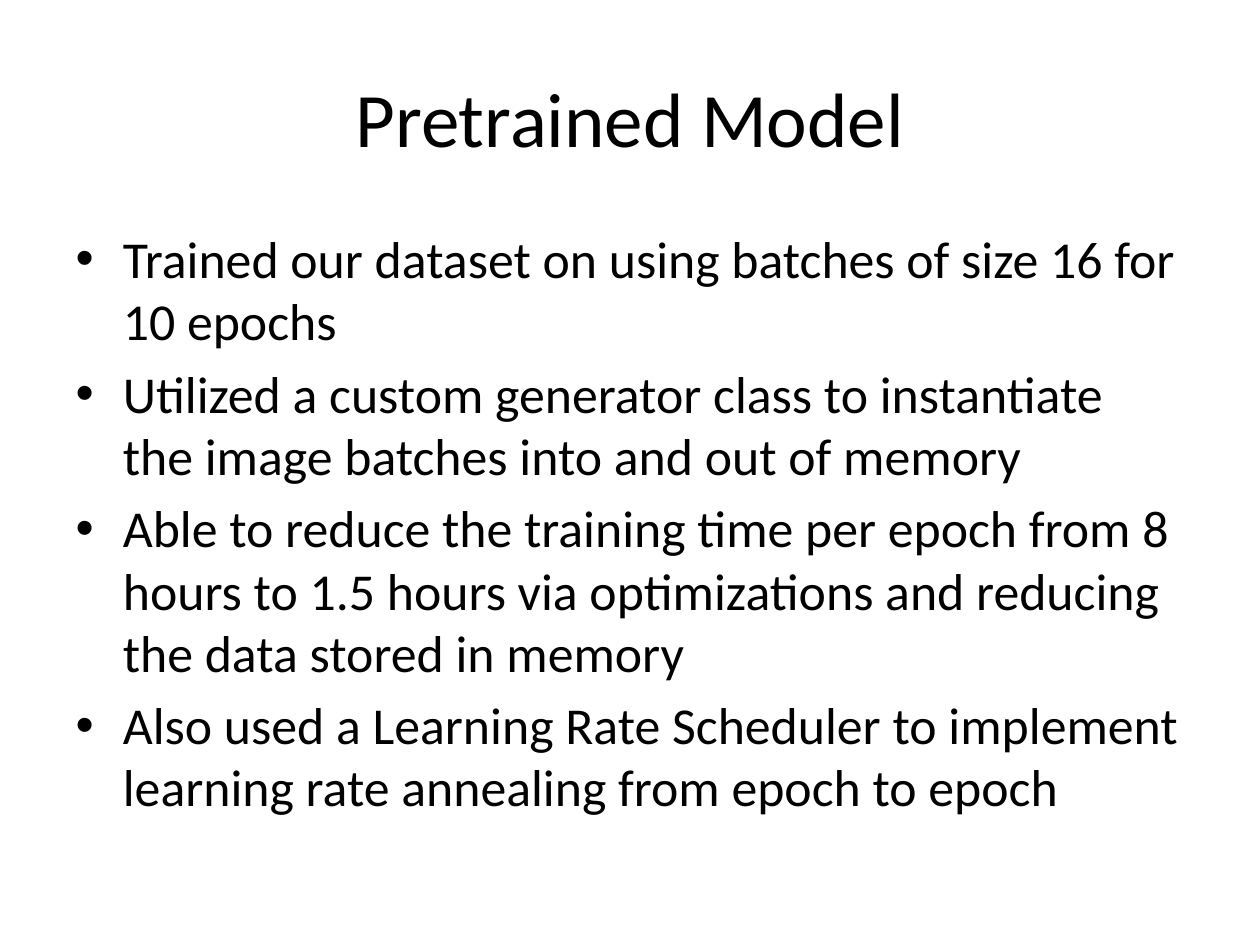
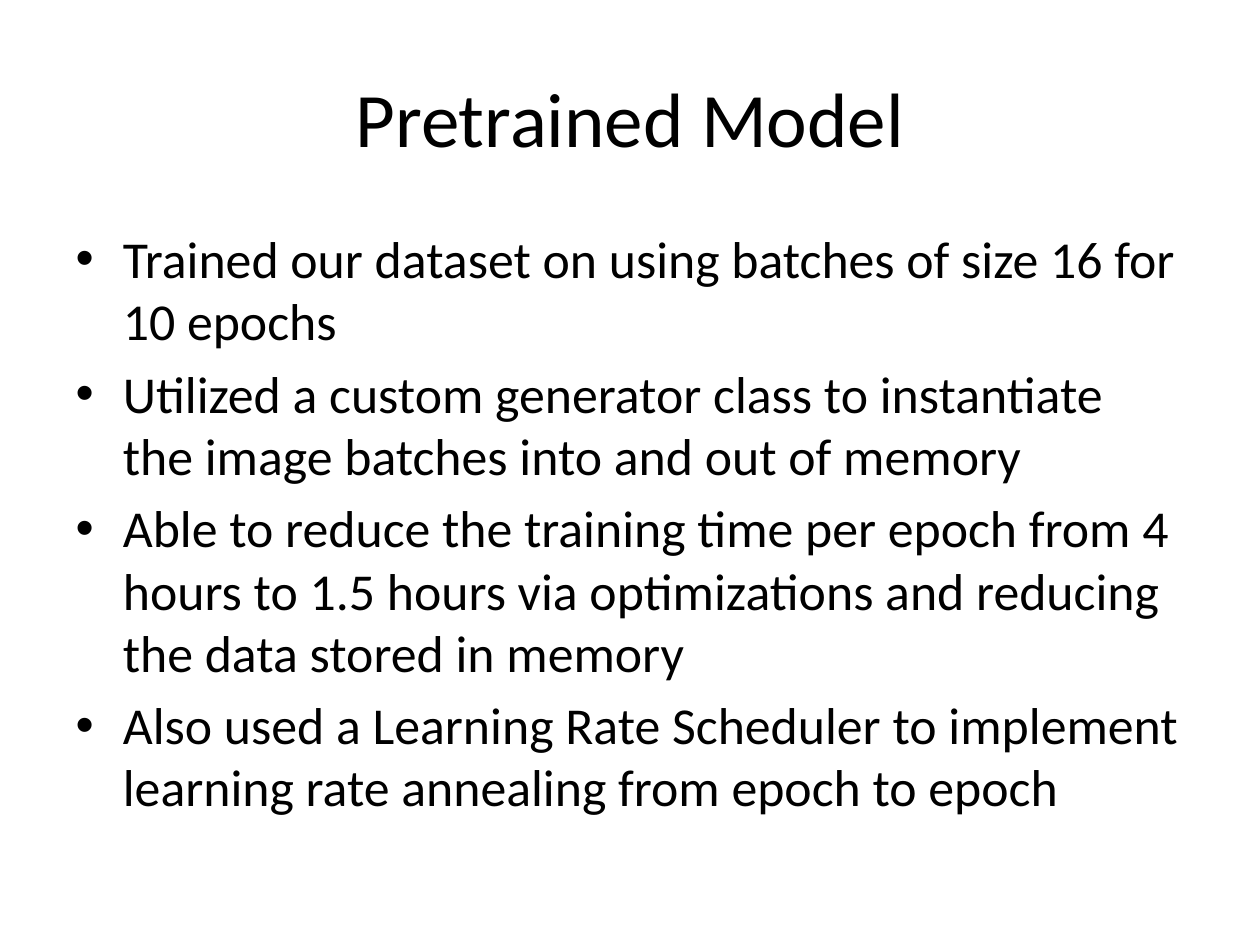
Before and after one commit to fantods/Kaggle-Fashion, a slide deck: slide 11 of group/Kaggle_2_Presentation.pptx. Drawn at 1260x945 pixels with LibreOffice and Linux fonts; fonts in the diff are those of the drawing. Boxes give left, top, right and bottom in pixels: in the first picture for what was removed or moved away, otherwise in the second. Text is boxed around its words. In the diff, an @@ line names an element or a change of style, - is before the commit and + after.

Commit message:
changes

```diff
--- a/group/Kaggle_2_Presentation.pptx
+++ b/group/Kaggle_2_Presentation.pptx
@@ text at (123, 511, 1168, 681): text changed @@
-• Able to reduce the training time per epoch from 8 hours to 1.5 hours via optimizations and reducing the data stored in memory
+• Able to reduce the training time per epoch from 4 hours to 1.5 hours via optimizations and reducing the data stored in memory
```
